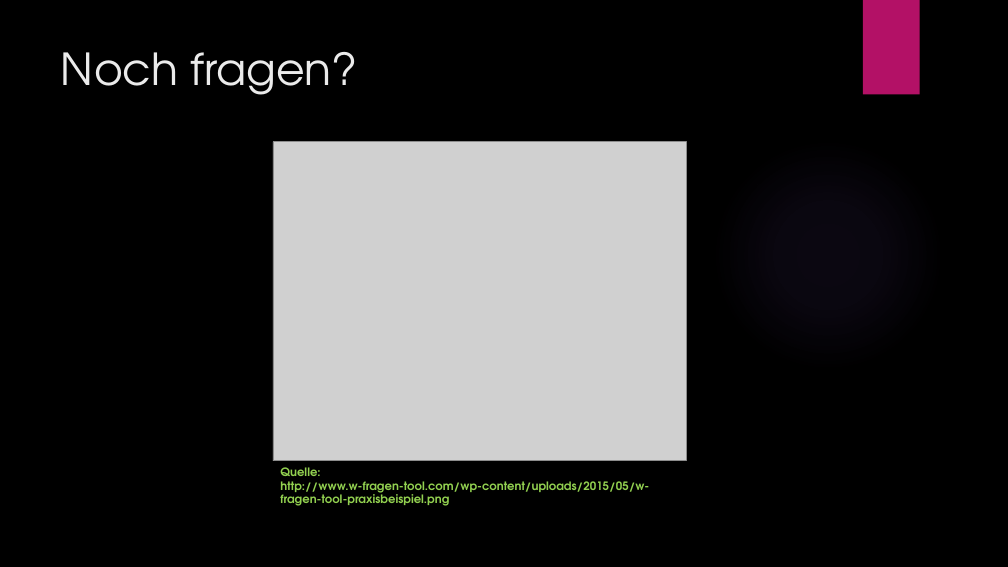
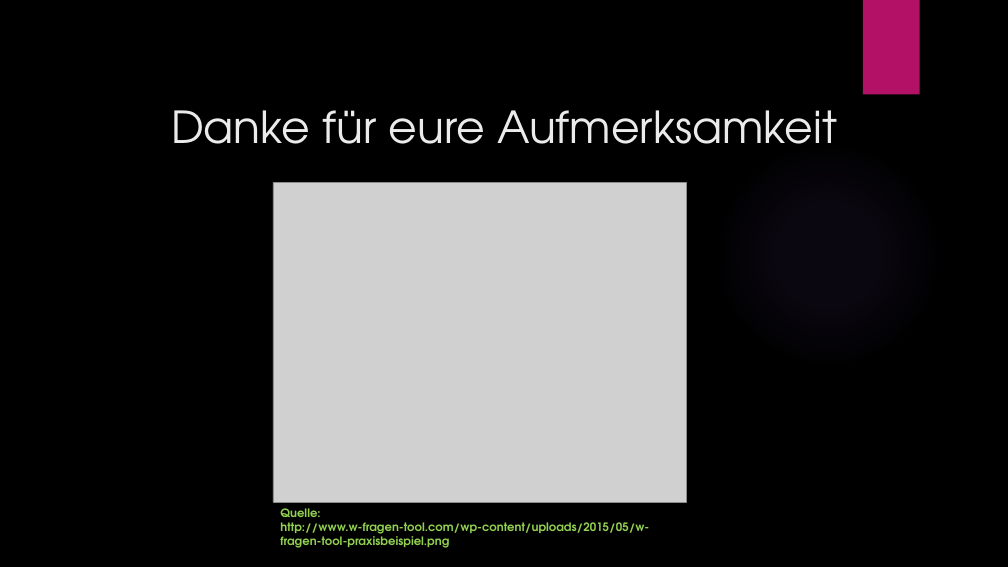
Before and after one commit to ThoSap/AbgabenTP, a slide deck: slide 10 of 02_Präsentation_Interface/Motor_disability.pptx. Drawn at 1008x567 pixels with LibreOffice and Linux fonts; fonts in the diff are those of the drawing; grey boxes stand for pictures; background and template pictures are left out. Boxes give left, top, right and bottom in pixels: in the first picture for what was removed or moved away, otherwise in the second. Text is boxed around its words. In the diff, an @@ line names an element or a change of style, - is before the commit and + after.

```diff
--- a/02_Präsentation_Interface/Motor_disability.pptx
+++ b/02_Präsentation_Interface/Motor_disability.pptx
@@ title at [171,110,837,144]: text changed @@
-Noch fragen?
+Danke für eure Aufmerksamkeit
@@ picture: place and size @@
-picture at [273,141,687,461]
+picture at [273,183,687,502]
@@ text "Quelle: http://www.w-fragen-tool.com/wp-content/uploads/2015 ...": place and size @@
-text "Quelle: http://www.w-fragen-tool.com/wp-content/uploads/2015 ..." at [280,467,649,506]
+text "Quelle: http://www.w-fragen-tool.com/wp-content/uploads/2015 ..." at [280,508,649,548]
```
Also in this commit, not shown: 1 other slide changed.
